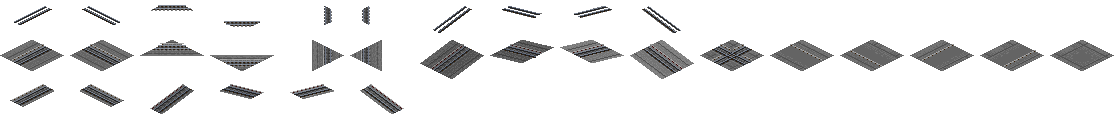
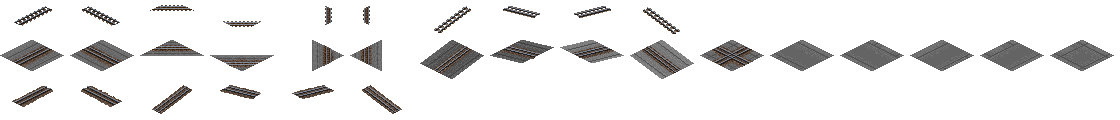
Before/after of a 1120 x 120 layered artwork. What changed in the layer stack:
hid group "1435/1372" (11 layers) over left=10, top=5, right=1036, bottom=114
showed group "1067" (1st of 2) (3 layers) over left=10, top=5, right=753, bottom=114
